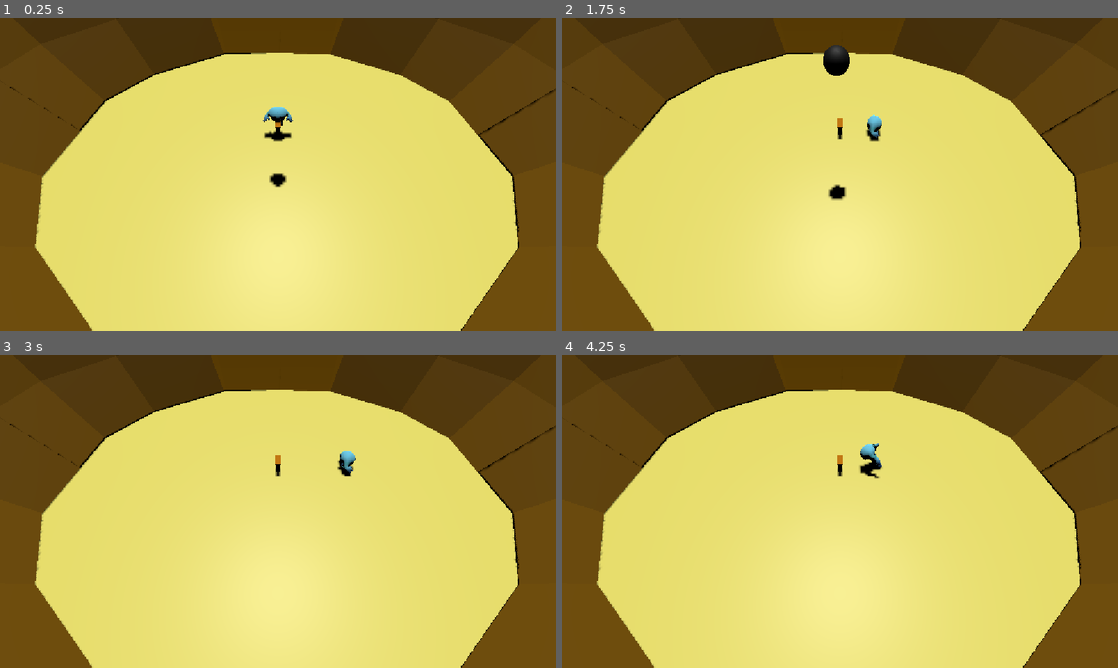
Above: before the commit, frames 1-4 (two rows, left to right).
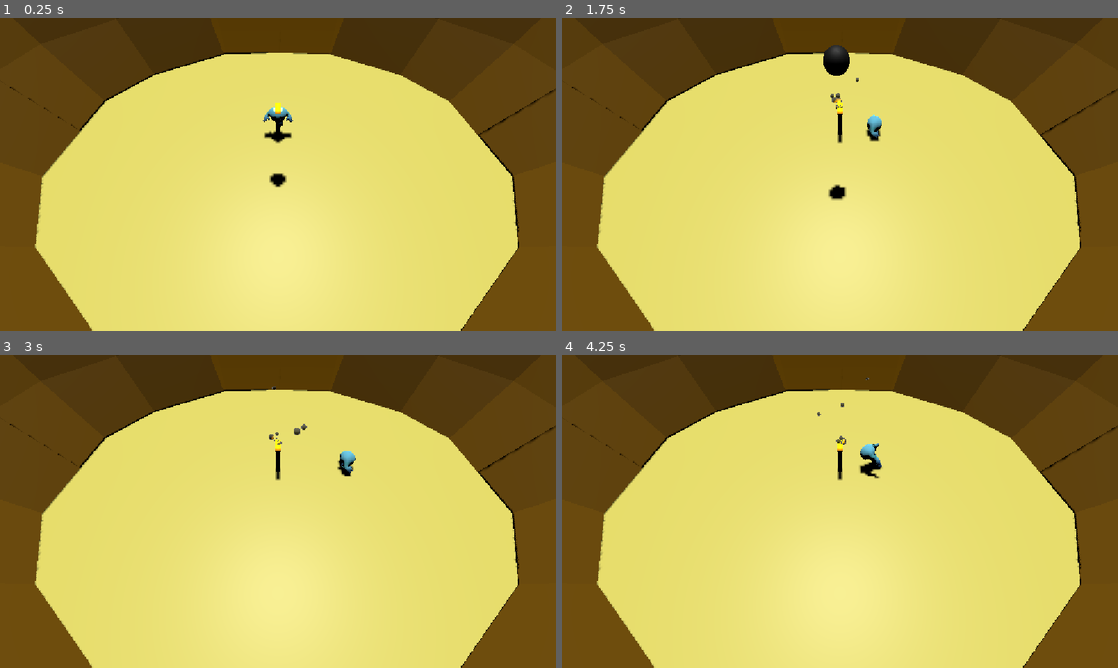
Above: after the commit, the same moments.

Repository: wildevi26250-tech/tcob
Game: Godot game, scene res://tcob/Main.tscn
Two runs of this game, one before a commit and one after it. Both use one fixed random seed, a clock stepped at 60 frames per second and the inputs below.
Inputs (mouse positions are in pixels of both pictures, inside the frame that each line leads up to):
- Up to frame 1 (0.25 s): no input
- Up to frame 2 (1.75 s): tap Enter at 0.5 s; move the mouse to (962, 158) at 0.52 s; hold D (right) 0.53-1.25 s; tap X (Sheild) at 0.6 s; click (962, 158) at 0.67 s; drag from (728, 190) to (812, 237) at 1.27 s
- Up to frame 3 (3 s): move the mouse to (333, 442) at 2.02 s; hold D (right) 2.03-2.75 s; tap X (Sheild) at 2.1 s; drag from (250, 574) to (111, 464) at 2.77 s
- Up to frame 4 (4.25 s): move the mouse to (1006, 558) at 3.52 s; hold A (left) from 3.53 s (still down); tap X (Sheild) at 3.6 s

The runs differ from the first frame. In frame 1, 0.1% of the frame differs, in the area x 40-60%, y 10-40%; in frame 2, 0.2%; in frame 3, 0.2%; in frame 4, 0.2%.

Commit message:
Made torches again

Diff:
--- a/Torch.tscn
+++ b/Torch.tscn
@@ -9,14 +9,56 @@
 
 [sub_resource type="StandardMaterial3D" id="StandardMaterial3D_kpbrg"]
 albedo_color = Color(1, 0.6117647, 0, 1)
+stencil_flags = 2
 
 [sub_resource type="BoxMesh" id="BoxMesh_p3a75"]
 material = SubResource("StandardMaterial3D_kpbrg")
 size = Vector3(0.17773438, 0.29229736, 0.30493164)
 
+[sub_resource type="Curve" id="Curve_4hnl4"]
+_limits = [0.0, 3.0, 0.0, 1.0]
+_data = [Vector2(0.045248866, 1.0982144), 0.0, 0.0, 0, 0, Vector2(0.99999, 0), 0.0, 0.0, 0, 0, Vector2(1, 0), 0.0, 0.0, 0, 0]
+point_count = 3
+
+[sub_resource type="CurveTexture" id="CurveTexture_euhpe"]
+curve = SubResource("Curve_4hnl4")
+
 [sub_resource type="ParticleProcessMaterial" id="ParticleProcessMaterial_ly3xq"]
 velocity_pivot = Vector3(0, 1.095, 0)
+direction = Vector3(0, 1, 0)
+spread = 41.371
+initial_velocity_max = 2.0
 gravity = Vector3(0, 1, 0)
+scale_min = 0.099999994
+scale_max = 0.29999998
+scale_over_velocity_max = 398.25
+scale_over_velocity_curve = SubResource("CurveTexture_euhpe")
+
+[sub_resource type="StandardMaterial3D" id="StandardMaterial3D_y4up3"]
+render_priority = 1
+transparency = 1
+shading_mode = 0
+albedo_color = Color(0.38928655, 0.38928664, 0.38928658, 1)
+grow = true
+grow_amount = 0.173
+stencil_mode = 3
+stencil_flags = 1
+stencil_compare = 5
+metadata/_stencil_owned = true
+
+[sub_resource type="StandardMaterial3D" id="StandardMaterial3D_ew7sn"]
+next_pass = SubResource("StandardMaterial3D_y4up3")
+transparency = 1
+albedo_color = Color(0.27450982, 0.27450982, 0.27450982, 0.79607844)
+stencil_mode = 1
+stencil_flags = 2
+stencil_color = Color(0.38928655, 0.38928664, 0.38928658, 1)
+stencil_outline_thickness = 0.173
+
+[sub_resource type="CapsuleMesh" id="CapsuleMesh_jy3mr"]
+material = SubResource("StandardMaterial3D_ew7sn")
+radius = 1.0
+rings = 118
 
 [node name="Torch" type="Node3D" unique_id=2021742648]
 
@@ -28,11 +70,14 @@
 mesh = SubResource("BoxMesh_p3a75")
 
 [node name="OmniLight3D" type="OmniLight3D" parent="." unique_id=705487668]
-transform = Transform3D(1, 0, 0, 0, 1, 0, 0, 0, 1, 0, 0.42444277, 0)
+transform = Transform3D(1, 0, 0, 0, 1, 0, 0, 0, 1, 0, 0.71981263, 0)
 light_color = Color(1, 0.5921569, 0, 1)
-light_energy = 4.46
+light_energy = 16.0
 light_indirect_energy = 0.0
-omni_range = 0.65
+light_size = 1.0
+omni_range = 1.08
 
 [node name="GPUParticles3D" type="GPUParticles3D" parent="." unique_id=78902603]
+transform = Transform3D(1, 0, 0, 0, 1, 0, 0, 0, 1, 0, 0.48801482, 0)
 process_material = SubResource("ParticleProcessMaterial_ly3xq")
+draw_pass_1 = SubResource("CapsuleMesh_jy3mr")
--- a/colosseum.tscn
+++ b/colosseum.tscn
@@ -155,10 +155,13 @@
 transform = Transform3D(-4.2269175e-08, 1.1328437e-08, 3.875, 0.30451512, 0.9525075, 8.064582e-09, -0.9525075, 0.30451512, -1.6938164e-07, 0.03360367, 2.2195787, 6.9502597)
 
 [node name="Pad" parent="Pad" unique_id=570189801 instance=ExtResource("2_jy3mr")]
-transform = Transform3D(-0.81464624, 0.5797769, 0.034433797, 0.57977694, 0.8135121, 0.10770801, 0.014498662, 0.04535068, -2.3723063, 13.121636, -4.3853397, -0.66346234)
+transform = Transform3D(-0.81464624, 0.5797769, 0.016310746, 0.57977694, 0.8135121, 0.051019598, 0.014498662, 0.04535068, -1.123724, 13.121635, -4.385339, 0.013387958)
 
 [node name="Torch" parent="." unique_id=2021742648 instance=ExtResource("1_voh5k")]
+transform = Transform3D(1, 0, 0, 0, 1, 0, 0, 0, 1, 0, 0.5449848, 0)
 
 [node name="Torch2" parent="." unique_id=1688122905 instance=ExtResource("1_voh5k")]
+transform = Transform3D(0.9659258, -0.25881904, 0, 0.25881904, 0.9659258, 0, 0, 0, 1, 8.606371, 4.630822, 0)
 
 [node name="Torch3" parent="." unique_id=1355576069 instance=ExtResource("1_voh5k")]
+transform = Transform3D(0.9659258, 0.25881904, 0, -0.25881904, 0.9659258, 0, 0, 0, 1, -8.757337, 4.837607, 0)
